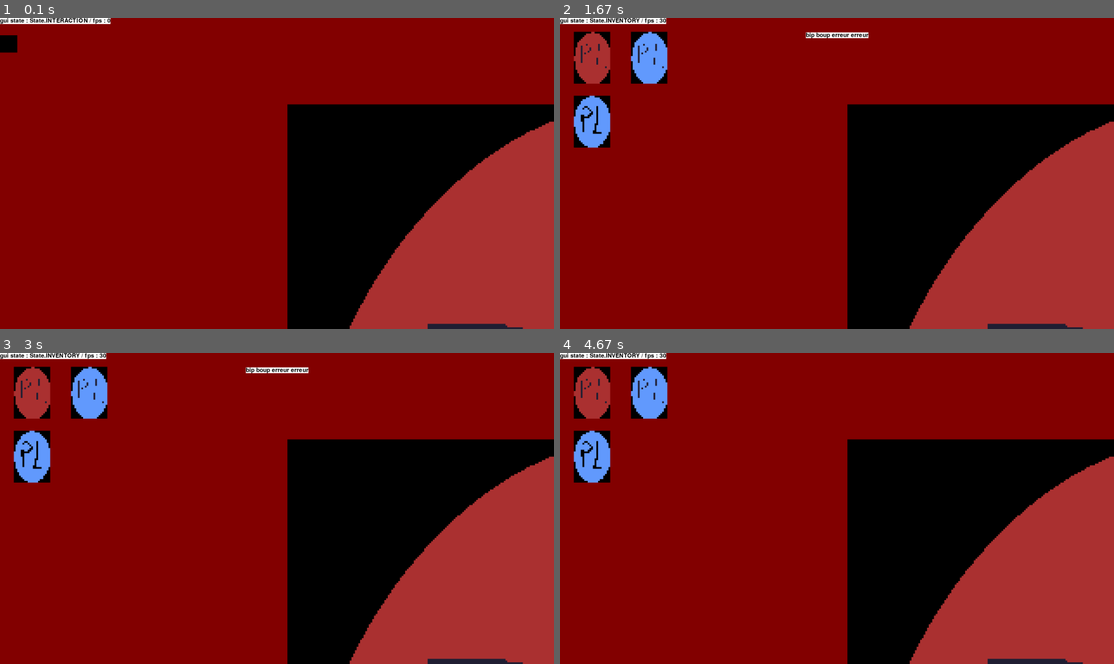
Above: before the commit, frames 1-4 (two rows, left to right).
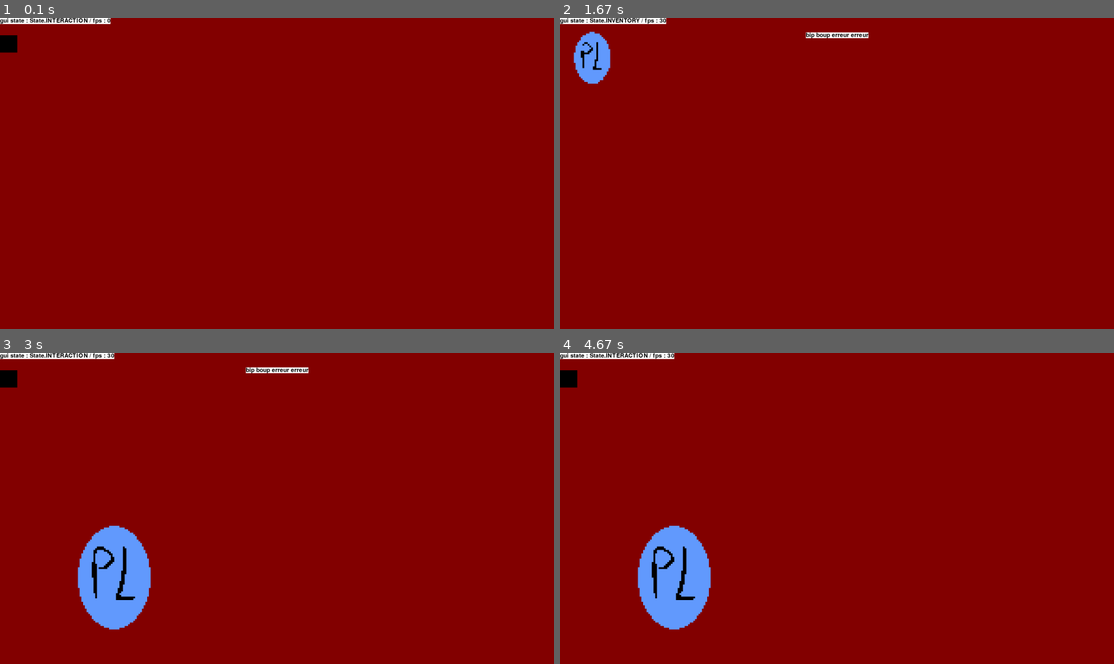
Above: after the commit, the same moments.

Repository: PouchyCorp/TrophNSI
Game: pygame game, started from sources/main.py
The game is run twice, just before and just after one commit, with the same random seed, the same clock (stepped at 60 frames per second) and the same inputs.
Inputs (mouse positions are in pixels of both pictures, inside the frame that each line leads up to):
- Up to frame 1 (0.1 s): no input
- Up to frame 2 (1.67 s): press the mouse at (1014, 164) at 0.37 s; move the mouse to (925, 179) at 0.47 s; release the mouse at (842, 195) at 0.6 s; hold Up 0.67-1.13 s; tap Space at 0.73, 1.03, 1.57 s; click (626, 101) at 1.22 s; hold Down from 1.5 s (still down)
- Up to frame 3 (3 s): release Down at 1.8 s; click (33, 393) at 1.88 s; press the mouse at (38, 576) at 2.2 s; move the mouse to (55, 548) at 2.3 s; release the mouse at (77, 524) at 2.43 s; hold Up 2.5-2.87 s; tap Space at 2.57, 2.97 s; hold Down from 2.9 s (still down)
- Up to frame 4 (4.67 s): release Down at 3.27 s; hold Up 3.3-3.6 s; tap Space at 3.37, 3.7, 4.03, 4.43 s; hold Down 3.63-3.93 s; hold Up 3.97-4.33 s; hold Down from 4.37 s (still down)

The runs differ from the first frame. In frame 1, 35% of the frame differs, in the area x 51-100%, y 27-100%; in frame 2, 38%; in frame 3, 42%, in the area x 0-100%, y 0-100%; in frame 4, 42%.

Commit message:
y constraints

Diff:
--- a/sources/main.py
+++ b/sources/main.py
@@ -49,9 +49,9 @@
 popups : list[Popup] = []
 
 inventory : Inventory = Inventory()
-inventory.inv.append(Placeable('654564231',Coord(1,(121,50)), sprite.P1))
-inventory.inv.append(Placeable('6545dqw231',Coord(1,(121,50)), sprite.P2))
-inventory.inv.append(Placeable('6gqeeqd4231',Coord(1,(121,50)), sprite.P3))
+#inventory.inv.append(Placeable('654564231',Coord(1,(121,50)), sprite.P1))
+#inventory.inv.append(Placeable('6545dqw231',Coord(1,(121,50)), sprite.P2))
+inventory.inv.append(Placeable('6gqeeqd4231',Coord(1,(121,50)), sprite.P3, 600))
 
 build_mode : Build_mode = Build_mode()
 destruction_mode : Destruction_mode = Destruction_mode()
@@ -101,8 +101,8 @@
                 #to keep before the inventory click check
                 match gui_state:
                     case State.BUILD:
-                        if build_mode.can_place(mouse_pos, current_room):
-                            current_room.placed.append(build_mode.place(mouse_pos))
+                        if build_mode.can_place(current_room):
+                            current_room.placed.append(build_mode.place(current_room.num))
                             gui_state = State.INTERACTION
 
                     case State.INVENTORY:
--- a/sources/objects/build_mode.py
+++ b/sources/objects/build_mode.py
@@ -6,6 +6,7 @@
 class Build_mode():
     def __init__(self) -> None:
         self.selected_placeable : Placeable = None
+        self.ghost_rect = None
         #self.in_build_mode : bool = False
 
     def show_room_holograms(self, win : Surface, room : Room):
@@ -23,7 +24,16 @@
 
 
     def show_hologram(self, win : Surface, mouse_pos : Coord):
-        pixel_perfect_mouse_pos = mouse_pos.get_pixel_perfect()
+        pixel_perfect_mouse_pos = list(mouse_pos.get_pixel_perfect())
+
+        if not self.ghost_rect:
+            self.ghost_rect = self.selected_placeable.rect.copy()
+
+        self.ghost_rect.topleft = pixel_perfect_mouse_pos
+
+        #snap to x axis if constraint in args
+        if self.selected_placeable.y_constraint:
+            self.ghost_rect.y = self.selected_placeable.y_constraint
 
         hologram_rect_surf : Surface = Surface((self.selected_placeable.rect.width, self.selected_placeable.rect.height))
         hologram_rect_surf.set_alpha(50)
@@ -33,20 +43,18 @@
         hologram.set_alpha(150)
         hologram.fill((0,0,200,0),special_flags=BLEND_RGBA_ADD)
 
-        win.blits([(hologram_rect_surf, pixel_perfect_mouse_pos), (hologram, pixel_perfect_mouse_pos)])
+        win.blits([(hologram_rect_surf, self.ghost_rect.topleft), (hologram, self.ghost_rect.topleft)])
 
-    def can_place(self, mouse_pos : Coord, room : Room) -> bool:
+    def can_place(self, room : Room) -> bool:
         """check if the placeable can be placed without colliding with other objects"""
-        ghost_rect = self.selected_placeable.rect.copy()
-        ghost_rect.topleft = mouse_pos.xy
         room_rects = [placeable.rect for placeable in room.placed]
-        if ghost_rect.collidelistall(room_rects):
+        if self.ghost_rect.collidelistall(room_rects):
             return False
         else:
             return True
 
-    def place(self, mouse_pos : Coord) -> Placeable:
-        self.selected_placeable.move(mouse_pos)
+    def place(self, room_num) -> Placeable:
+        self.selected_placeable.move(Coord(room_num, self.ghost_rect.topleft))
         self.selected_placeable.placed = True
         return self.selected_placeable
 
--- a/sources/objects/placeable.py
+++ b/sources/objects/placeable.py
@@ -6,7 +6,7 @@
 from coord import Coord
 
 class Placeable:
-    def __init__(self, name, coord : Coord, surf : Surface, placed : bool = False) -> None:
+    def __init__(self, name, coord : Coord, surf : Surface, y_constraint : int | None = None, placed : bool = False) -> None:
         self.name = name
         self.coord = coord
         self.coord.xy = self.coord.get_pixel_perfect()
@@ -17,6 +17,9 @@
 
         self.rect : Rect = self.surf.get_rect()
         self.rect.x, self.rect.y = self.coord.xy
+
+        #snap to x axis
+        self.y_constraint = y_constraint
         self.placed = placed
 
     def draw(self,win):
--- a/sources/objects/sprite.py
+++ b/sources/objects/sprite.py
@@ -1,9 +1,9 @@
 from pygame import image, Surface, transform
 
 def load_image(path : str):
-    sprite = image.load(path).convert()
+    sprite = image.load(path)
     sized_sprite = transform.scale_by(sprite, 6)
-    return sized_sprite
+    return sized_sprite.convert_alpha()
 
 BG1 = load_image("data/bg_test_1.png")
 
--- a/sources/room_config.py
+++ b/sources/room_config.py
@@ -10,11 +10,11 @@
 
 #R1
 R1 = Room(1,sprite.BG1)
-R1_stairs = Placeable('R1_stairs', Coord(1,(1000,300)), sprite.P1)
+#R1_stairs = Placeable('R1_stairs', Coord(1,(1000,300)), sprite.P1)
 #test_place = Placeable("test",Coord(1,(200,200)), Surface((180,180)))
 
-R1.placed.append(R1_stairs)
-R1.blacklist.append(R1_stairs)
+#R1.placed.append(R1_stairs)
+#R1.blacklist.append(R1_stairs)
 
 
 #R2
